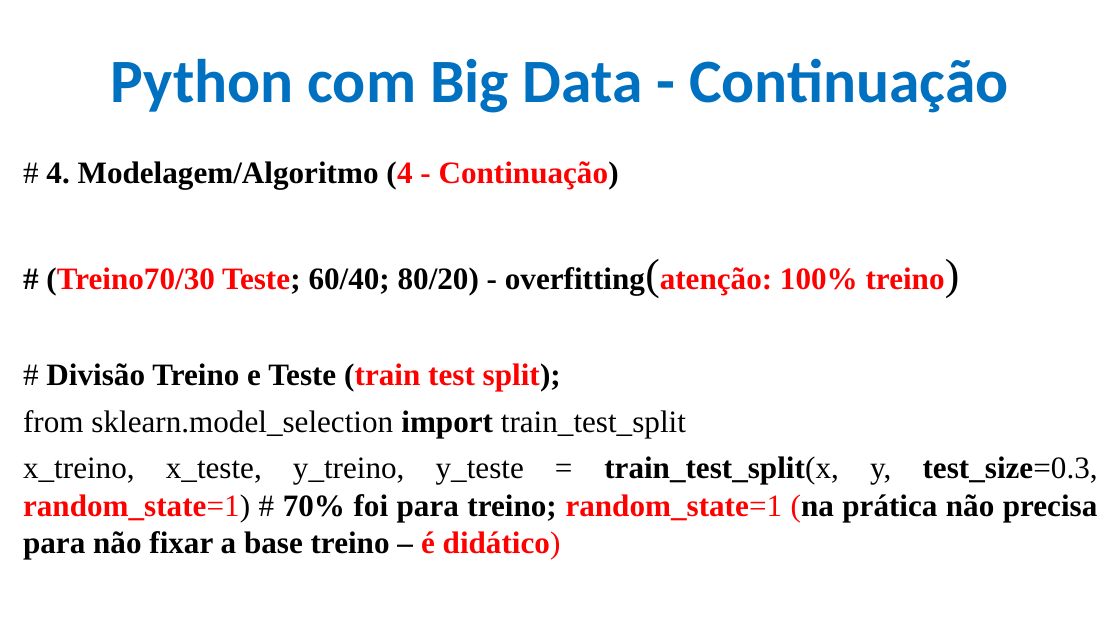
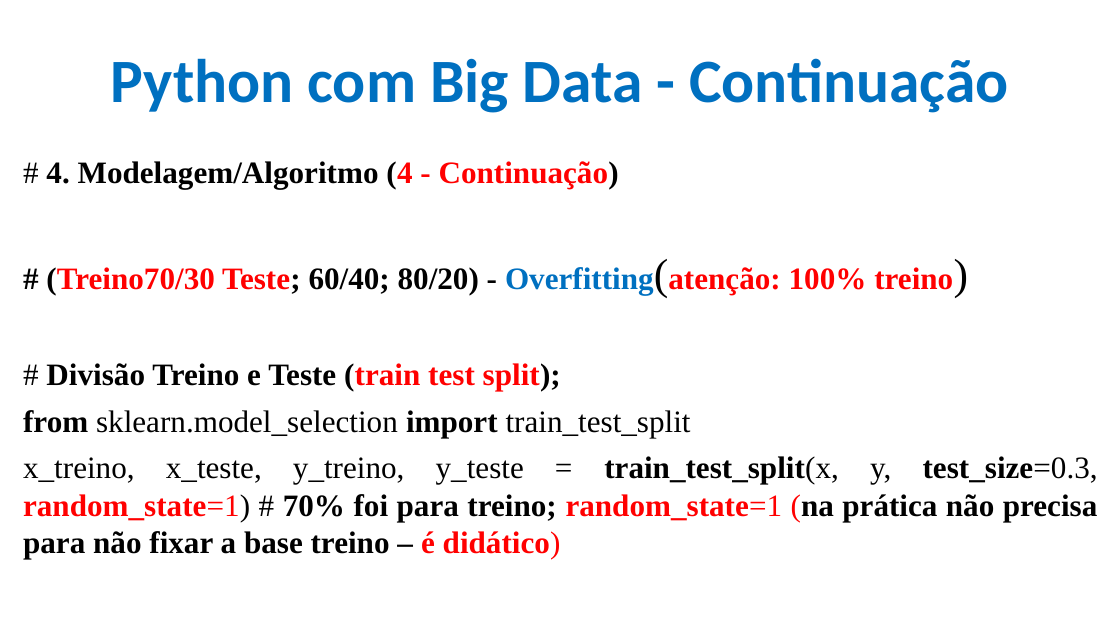
Before and after one commit to CloudEducationBrazil/WydenArea1AplicacaoCloudIndustria40Python, a slide deck: slide 12 of 01 Classes/Aula 11 - Aplicação Cloud Indústria 40 Python Integração Cloud Big Data Parte 2.pptx (slide 11 before the commit). Drawn at 1120x630 pixels with LibreOffice and Linux fonts; fonts in the diff are those of the drawing; background and template pictures are left out. Boxes give left, top, right and bottom in pixels: in the first picture for what was removed or moved away, otherwise in the second. Text is boxed around its words. In the diff, an @@ line names an element or a change of style, - is before the commit and + after.

Commit message:
Aula 11 Cloud IoT Python ajuste 30maio2023

```diff
--- a/01 Classes/Aula 11 - Aplicação Cloud Indústria 40 Python Integração Cloud Big Data Parte 2.pptx
+++ b/01 Classes/Aula 11 - Aplicação Cloud Indústria 40 Python Integração Cloud Big Data Parte 2.pptx
@@ text at [46,267,953,295]: text changed @@
-# (Treino70/30 Teste; 60/40; 80/20) - overfitting(atenção: 100% treino)
+# (Treino70/30 Teste; 60/40; 80/20) - Overfitting(atenção: 100% treino)
@@ text at [23,410,691,437]: bold on in "from" @@
```
Also in this commit, not shown: 9 other slides changed, 1 slide added.
